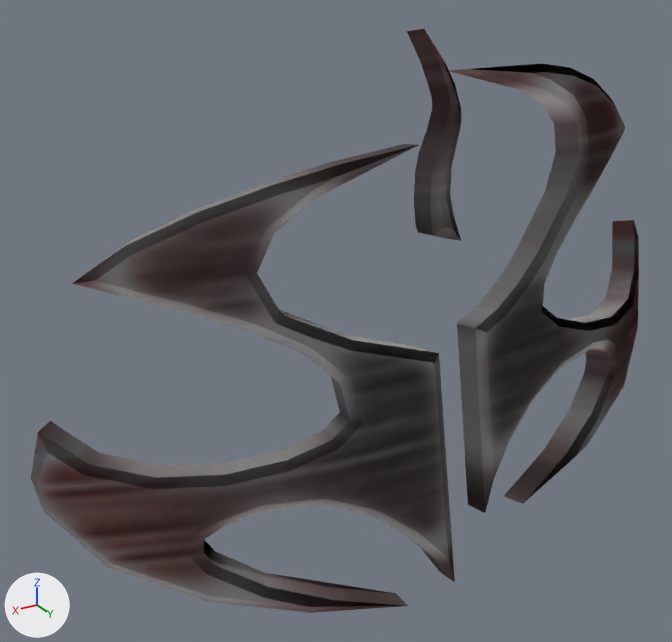
A saved change to the glTF model public/assets/goldens/ps2_save-icons_hitman-2.glb.
Before and after are seen from a 50 mm camera at (2.58, 3.3, 4.49) aimed at (0.3, -0.5, 2.59). The lights are fixed; the arrows at lower left show +X, +Y and +Z. The first picture is the older version. Where no turn or scale is listed for an object, it has been applied to the vertices.

The older version as bpy lines, for what is in view:
```python
mat_ps2_icon = bpy.data.materials.new('ps2-icon')
mat_ps2_icon.use_nodes = True; mat_ps2_icon.node_tree.nodes.clear()
_N = mat_ps2_icon.node_tree.nodes; _L = mat_ps2_icon.node_tree.links
n0 = _N.new('ShaderNodeBsdfPrincipled'); n0.name = 'Principled BSDF'
n0.inputs[2].default_value = 1.0  # 'Roughness'
n1 = _N.new('ShaderNodeOutputMaterial'); n1.name = 'Material Output'
n2 = _N.new('ShaderNodeMix'); n2.name = 'Mix'
n2.data_type = 'RGBA'
n2.blend_type = 'MULTIPLY'
n2.inputs[0].default_value = 1.0  # 'Factor'
n3 = _N.new('ShaderNodeVertexColor'); n3.name = 'Color Attribute'
n4 = _N.new('ShaderNodeTexImage'); n4.name = 'Image Texture'
n4.image = img_hm2_icn
_L.new(n0.outputs[0], n1.inputs[0])  # 'BSDF' to 'Surface'
_L.new(n2.outputs[2], n0.inputs[0])  # 'Result' to 'Base Color'
_L.new(n3.outputs[0], n2.inputs[7])  # 'Color' to 'B'
_L.new(n4.outputs[0], n2.inputs[6])  # 'Color' to 'A'
me_hm2_icn = bpy.data.meshes.new('hm2.icn')
me_hm2_icn.from_pydata(...)  # 308 vertices, 594 faces; spans x -2.22..1.92, y -0.89..0.33, z 1.35..4.06
me_hm2_icn.materials.append(mat_ps2_icon)
ob_hm2_icn = bpy.data.objects.new('hm2.icn', me_hm2_icn)
ob_hm2_icn.location = (0.0, 0.0, 0.0)
```
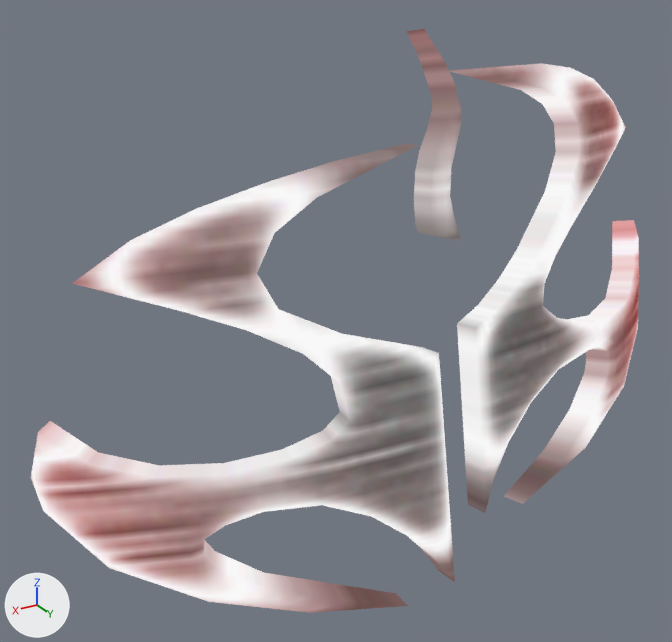
What differs and where, as boxes [x1, y1, x2, y2] in the pictures (672 x 642 px):
'hm2.icn', recoloured (grey to white)
    both: [31, 29, 639, 613]

What changed in the scene script:
```text
Change mat_ps2_icon:
    remove # nodes: BsdfPrincipled, Mix, OutputMaterial, TexImage, VertexColor
    nodes: BsdfTransparent, Emission, LightPath, Mix, MixShader, OutputMaterial, TexImage, VertexColor
```
